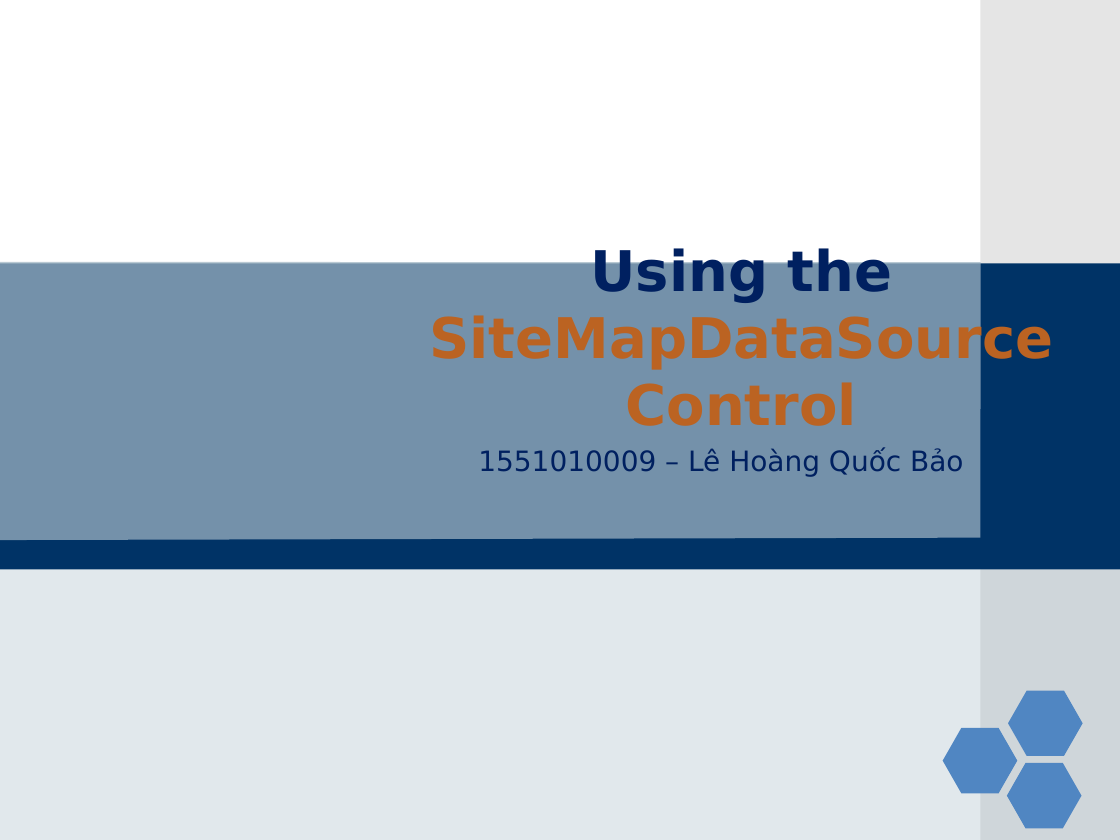
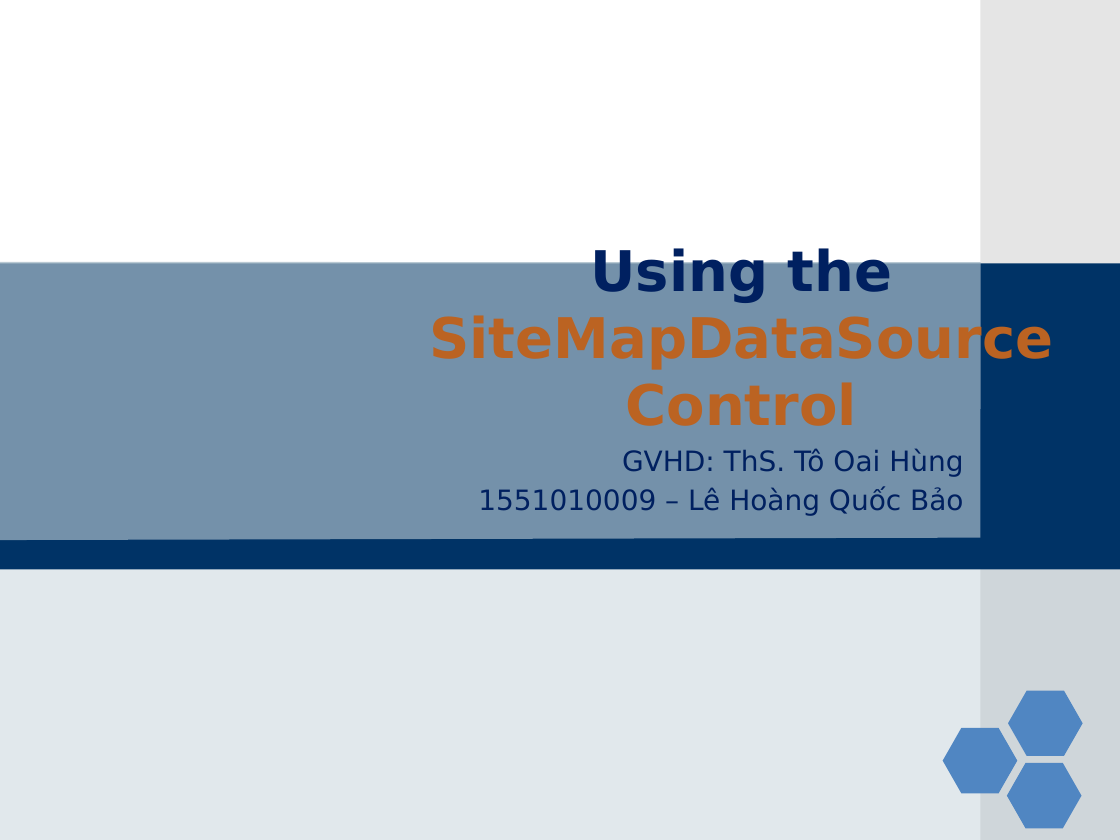
Before and after one commit to baobaoit/LapTrinhWeb_BaiTapLon, a slide deck: slide 1 of BaoCao_PowerPoint/PP_Bao-cao_Lap-trinh-web_1551010009_LeHoangQuocBao.pptx. Drawn at 1120x840 pixels with LibreOffice and Linux fonts; fonts in the diff are those of the drawing; background and template pictures are left out. Boxes give left, top, right and bottom in pixels: in the first picture for what was removed or moved away, otherwise in the second. Text is boxed around its words. In the diff, an @@ line names an element or a change of style, - is before the commit and + after.

```diff
--- a/BaoCao_PowerPoint/PP_Bao-cao_Lap-trinh-web_1551010009_LeHoangQuocBao.pptx
+++ b/BaoCao_PowerPoint/PP_Bao-cao_Lap-trinh-web_1551010009_LeHoangQuocBao.pptx
@@ subtitle at (622, 448, 963, 477): paragraph added @@
+GVHD: ThS. Tô Oai Hùng
```
Also in this commit, not shown: 1 other file.
